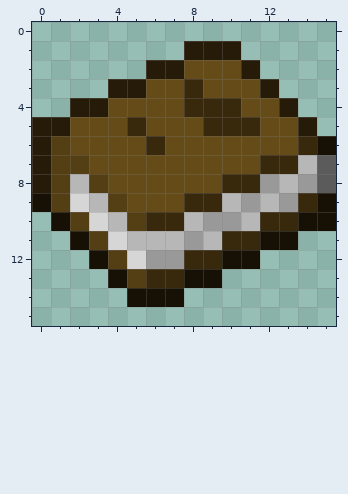
Pixel-art sprite -- client/public/images/effects/thorns.png. Above, as it was before the edit.
The file is 160x160 pixels, drawn in blocks of 10x10; one block is one cell here. Colours within 5 levels of each other are drawn and written as one.
After:
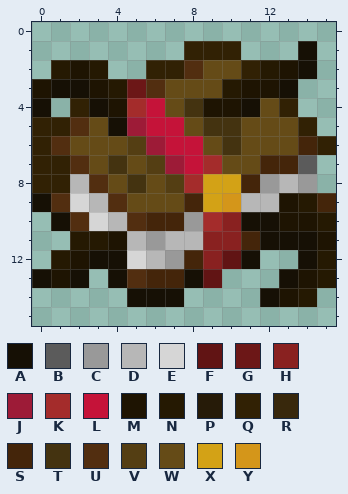
Palette (. is transparent): A #161005  B #5b5b5b  C #999999  D #b7b7b7  E #d6d6d6  F #611414  G #6c1717  H #892120  J #9d1b37  K #a42c2b  L #c51339  M #1e1402  N #251902  P #261b08  Q #312104  R #38280c  S #44250a  T #443310  U #522e10  V #543e13  W #654b17  X #d3a216  Y #d4961a
Changes in this commit:
@@ x 0..15 @@
  0 ................
- 1 ........PPP.....
- 2 ......PPWWWP....
- 3 ....PPWWRWWWP...
- 4 ..PPWWWWRRRWWP..
- 5 PPWWWRWWWRRRWWP.
- 6 PVWWWWRWWWWWWWRA
- 7 PVVWWWWWWWWWRRDB
- 8 PVDVWWWWWWRRCDCB
- 9 AVEDVWWWRRDCDCRA
-10 .AVEDVRRDCCDRRAA
-11 ..AVEDDDCDRRAA..
-12 ...AVECCRRAA....
-13 ....AVRRAA......
-14 .....AAA........
+ 1 ........QQQ...A.
+ 2 .NMN..QQUWWQNMA.
+ 3 MAAMNGUWWWNMMA..
+ 4 A.QAMKLWTMMAWQ..
+ 5 QQUWAJLLWTTWWWQ.
+ 6 QUWWWVJLLWTWWWSQ
+ 7 QQUWTWVJLKWWSSB.
+ 8 QQDUWTWVKXXSCDC.
+ 9 AUEDUWWWSXYDDMNS
+10 .AUEDUSSCKHAAMMN
+11 ..NNMDCDDHHSAAAM
+12 .NMAAEDCSHFA..AN
+13 AMA.AUSSAF...AMN
+14 .....AAA....AMN.
 15 ................
Changed places in both pictures, as pixel boxes (x1, y1, x2, y2):
changed: (32, 41, 336, 307)
